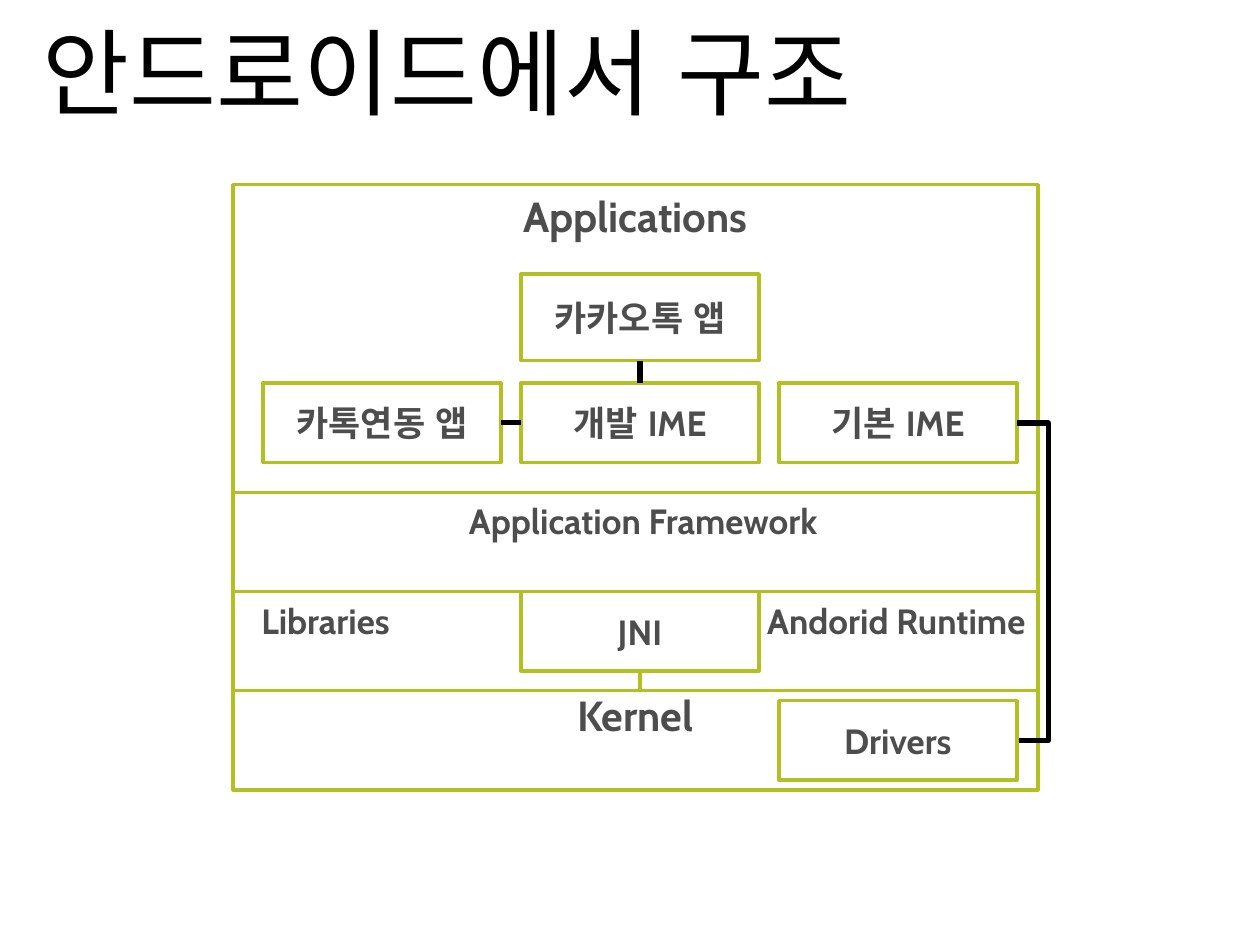
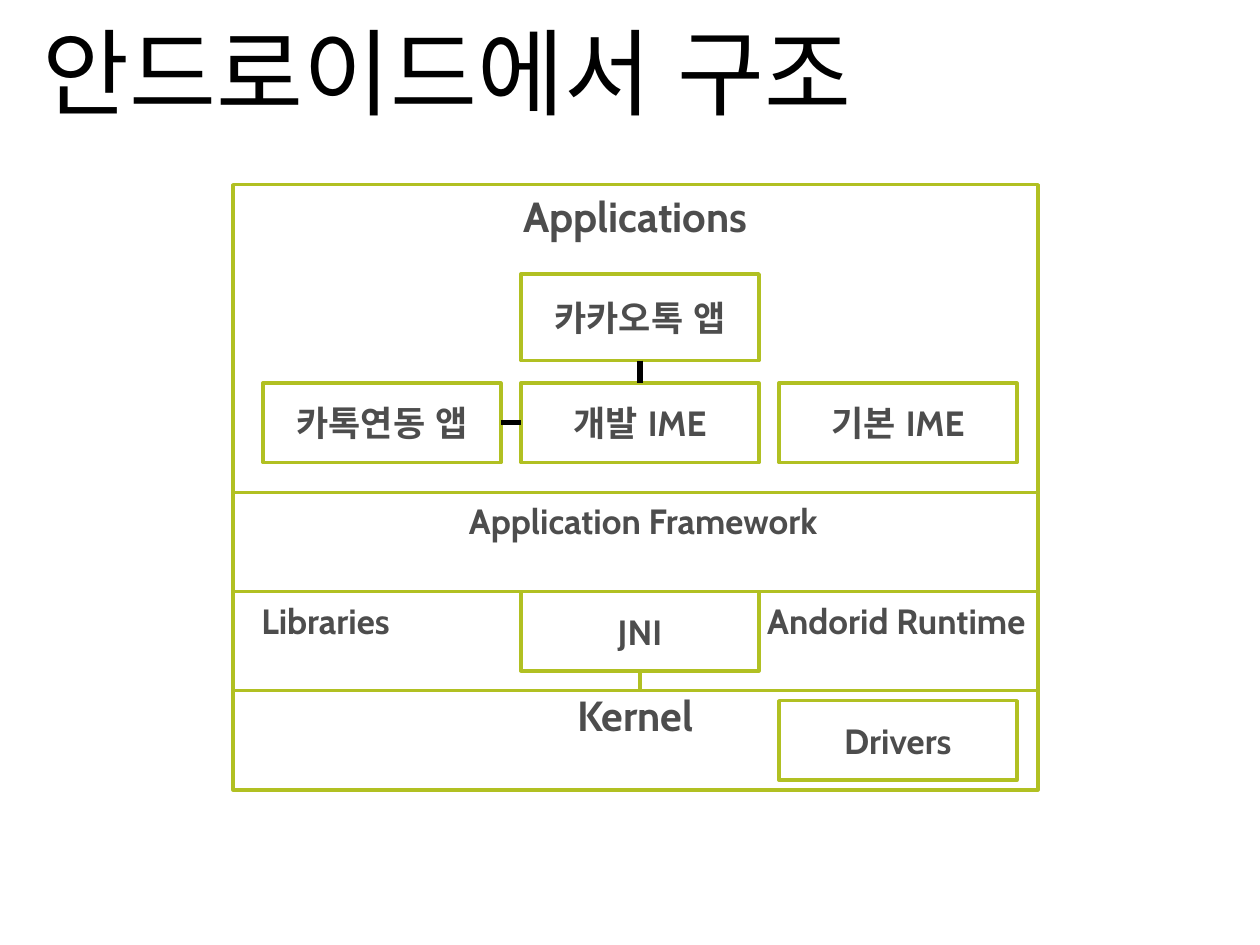
Before and after one commit to Sanghyun-Lee/Android-USB, a slide deck: slide 4 of Documents/presentation doc/App Structure.pptx. Drawn at 1260x945 pixels with LibreOffice and Linux fonts; fonts in the diff are those of the drawing; background and template pictures are left out. Boxes give left, top, right and bottom in pixels: in the first picture for what was removed or moved away, otherwise in the second. Text is boxed around its words. In the diff, an @@ line names an element or a change of style, - is before the commit and + after.

```diff
--- a/Documents/presentation doc/App Structure.pptx
+++ b/Documents/presentation doc/App Structure.pptx
@@ elbow line removed from (1017, 423) to (1019, 741) @@
```
Also in this commit, not shown: 3 other slides changed, 1 other file.
